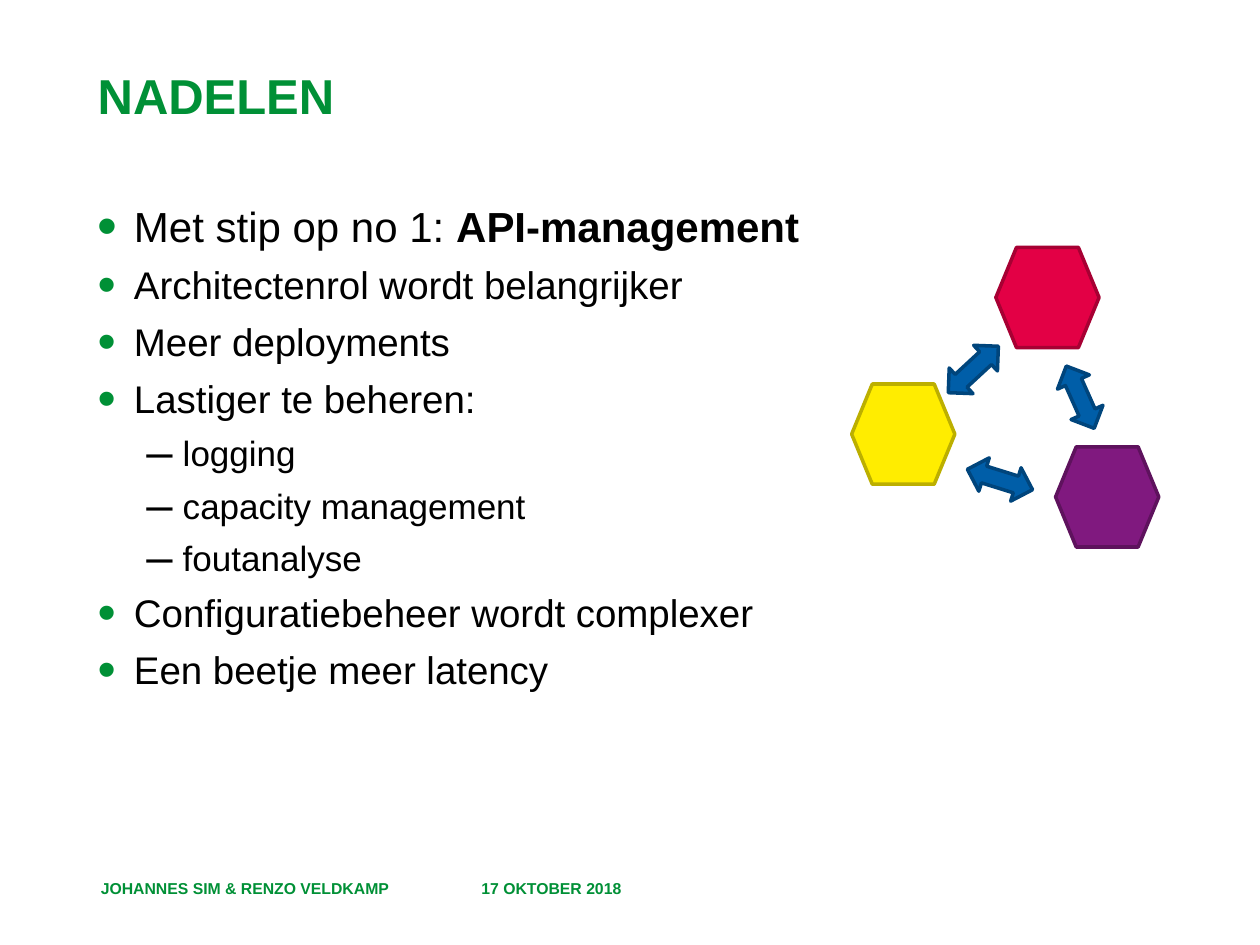
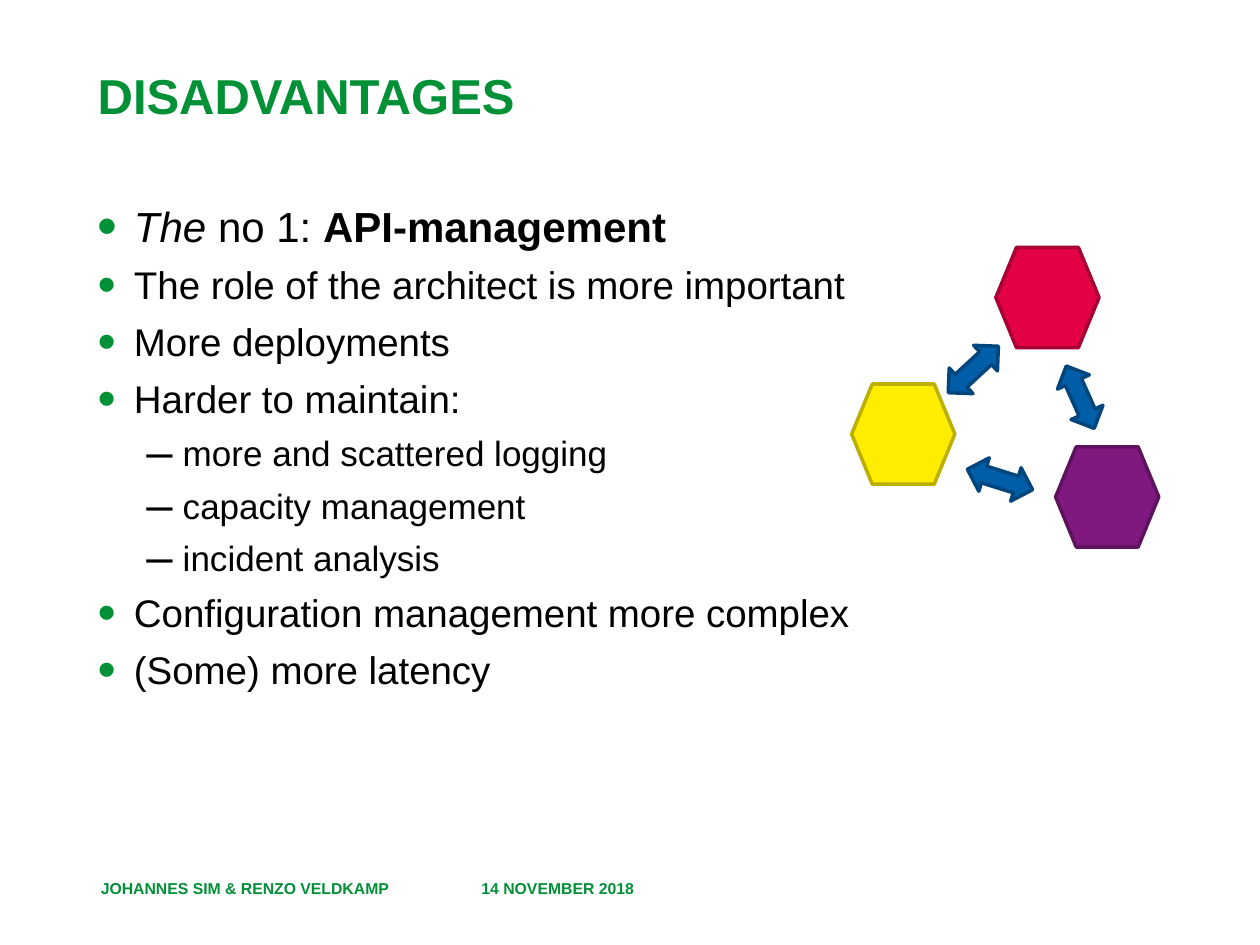
Before and after one commit to RenzoVeldkamp/MicroContainer, a slide deck: slide 4 of Presentatie/Microservices 103.pptx. Drawn at 1260x945 pixels with LibreOffice and Linux fonts; fonts in the diff are those of the drawing; background and template pictures are left out. Boxes give left, top, right and bottom in pixels: in the first picture for what was removed or moved away, otherwise in the second. Text is boxed around its words. In the diff, an @@ line names an element or a change of style, - is before the commit and + after.

```diff
--- a/Presentatie/Microservices 103.pptx
+++ b/Presentatie/Microservices 103.pptx
@@ title at <box>98,79,515,115</box>: text changed @@
-NADELEN
+DISADVANTAGES
@@ text at <box>134,211,845,473</box>: text changed @@
-• Met stip op no 1: API-management
-• Architectenrol wordt belangrijker
-• Meer deployments
-• Lastiger te beheren:
-      – logging
+• The no 1: API-management
+• The role of the architect is more important
+• More deployments
+• Harder to maintain:
+      – more and scattered logging
@@ text at <box>134,545,849,691</box>: text changed @@
-      – foutanalyse
-• Configuratiebeheer wordt complexer
-• Een beetje meer latency
+      – incident analysis
+• Configuration management more complex
+• (Some) more latency
@@ text at <box>481,883,634,894</box>: text changed @@
-17 OKTOBER 2018
+14 NOVEMBER 2018
```
Also in this commit, not shown: 5 other slides changed, 1 slide added, 25 other files.
